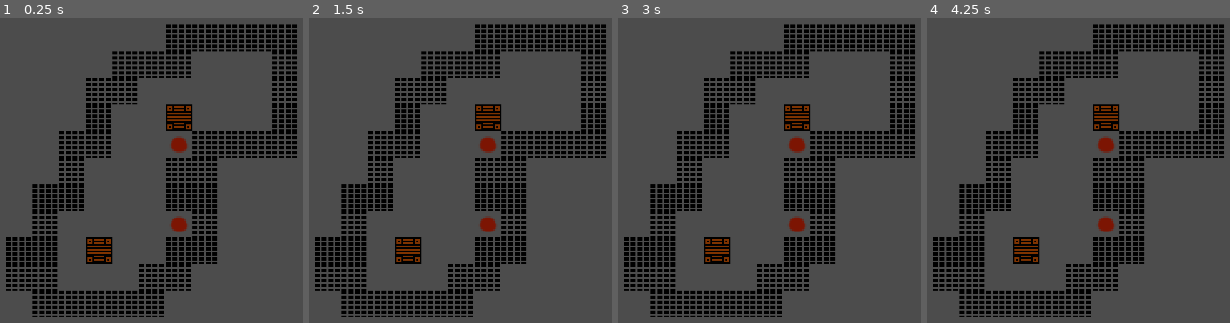
Above: before the commit, frames 1-4 (left to right).
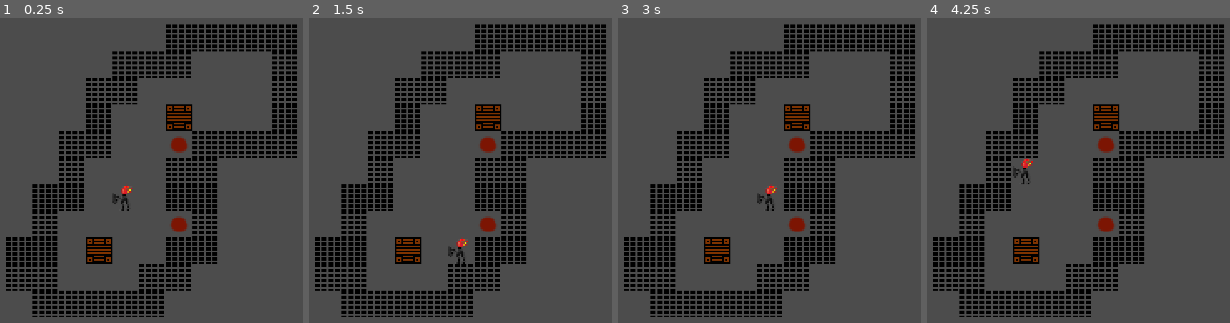
Above: after the commit, the same moments.

Repository: PPP-Club/BoxSchieben
Game: Godot game, scene res://scenen/Level.tscn
Two runs of this game, one before a commit and one after it. Both use one fixed random seed, a clock stepped at 60 frames per second and the inputs below. Before the commit the project has no main scene; this scene is started directly in both runs.
Inputs:
- Up to frame 1 (0.25 s): no input
- Up to frame 2 (1.5 s): tap Enter at 0.5 s; hold D 0.53-1.28 s; tap Space at 1.25 s; hold S from 1.28 s (still down)
- Up to frame 3 (3 s): tap Enter at 2 s; release S at 2.03 s; hold D 2.03-2.78 s; tap Space at 2.75 s; hold W from 2.78 s (still down)
- Up to frame 4 (4.25 s): tap Enter at 3.5 s; release W at 3.53 s; hold A from 3.53 s (still down)

The runs differ from the first frame. In frame 1, 0.2% of the frame differs, in the area x 36-44%, y 54-64%; in frame 2, 0.2%, in the area x 45-53%, y 71-81%; in frame 3, 0.2%; in frame 4, 0.2%.

Commit message:
added player script and movement

Diff:
--- a/project.godot
+++ b/project.godot
@@ -10,12 +10,12 @@
 
 _global_script_classes=[  ]
 _global_script_class_icons={
-
 }
 
 [application]
 
 config/name="Box Schieben"
+run/main_scene="res://scenen/Level.tscn"
 config/icon="res://icon.png"
 
 [display]
--- a/scenen/Level.tscn
+++ b/scenen/Level.tscn
@@ -1,12 +1,14 @@
-[gd_scene load_steps=2 format=2]
+[gd_scene load_steps=3 format=2]
 
 [ext_resource path="res://ressourcen/Sprites.tres" type="TileSet" id=1]
+[ext_resource path="res://scripts/Player.gd" type="Script" id=2]
 
 [node name="Node2D" type="Node2D"]
+script = ExtResource( 2 )
 
 [node name="TileMap" type="TileMap" parent="."]
 scale = Vector2( 4, 4 )
 tile_set = ExtResource( 1 )
 cell_size = Vector2( 16, 16 )
 format = 1
-tile_data = PoolIntArray( 65545, 3, 0, 65546, 3, 0, 65547, 3 …(303 unchanged characters)… , 3, 0, 458756, 3, 0, 458757, 3, 0, 458761, 3, 0, 458762, 3, 0, 524292, 3, 0, 52 …(222 unchanged characters)…
+tile_data = PoolIntArray( 65545, 3, 0, 65546, 3, 0, 65547, 3 …(303 unchanged characters)… , 3, 0, 458756, 3, 0, 458757, 3, 0, 458759, 5, 0, 458761, 3, 0, 458762, 3, 0, 524292, 3, 0, 52 …(222 unchanged characters)…
--- /dev/null
+++ b/scripts/Player.gd
@@ -0,0 +1,42 @@
+extends Node2D
+
+var tilemap: TileMap
+#const waterChar = 0
+#const fireChar = 1
+
+const airChar = -1
+const boxChar = 1
+const playerChar = 5
+const finishChar = 2
+
+var charPos = []
+var boxPos = []
+var finishPos = []
+
+var moveX = 0
+var moveY = 0
+
+# Called when the node enters the scene tree for the first time.
+func _ready():
+	tilemap = $TileMap
+
+# Called every frame. 'delta' is the elapsed time since the previous frame.
+func _process(delta):
+	pass
+
+func _input(event):
+	var oldPlayerPos = tilemap.get_used_cells_by_id(playerChar)[0]
+	var newPlayerPos = []
+
+	if Input.is_key_pressed(KEY_W):
+		newPlayerPos = [oldPlayerPos[0], oldPlayerPos[1] - 1]
+	elif Input.is_key_pressed(KEY_S):
+		newPlayerPos = [oldPlayerPos[0], oldPlayerPos[1] + 1]
+	elif Input.is_key_pressed(KEY_A):
+		newPlayerPos = [oldPlayerPos[0] - 1, oldPlayerPos[1]]
+	elif Input.is_key_pressed(KEY_D):
+		newPlayerPos = [oldPlayerPos[0] + 1, oldPlayerPos[1]]
+
+	if newPlayerPos.size() != 0 && tilemap.get_cell(newPlayerPos[0], newPlayerPos[1]) == airChar:
+		tilemap.set_cell(newPlayerPos[0], newPlayerPos[1], playerChar)
+		tilemap.set_cell(oldPlayerPos[0], oldPlayerPos[1], airChar)
